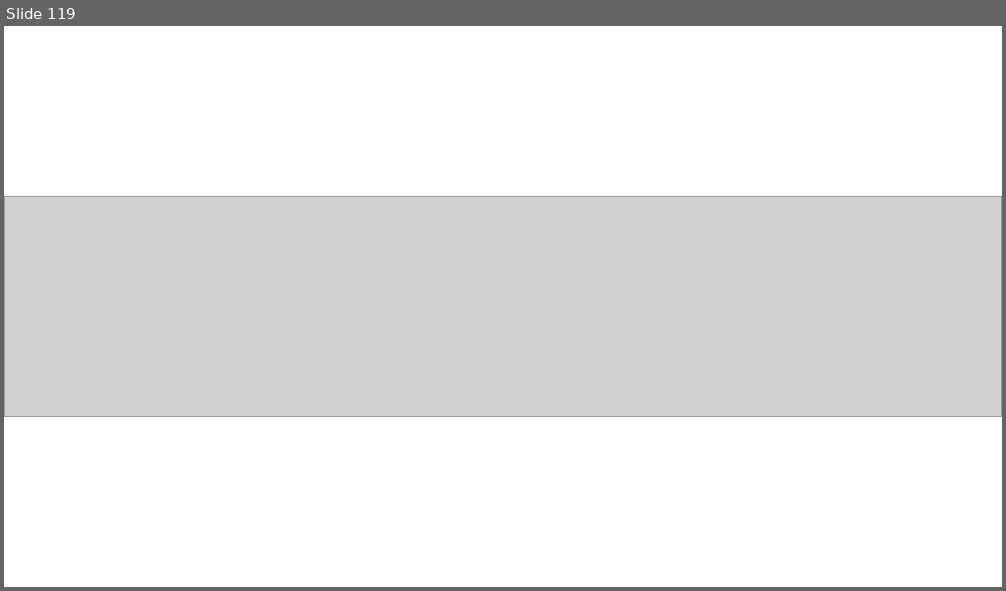
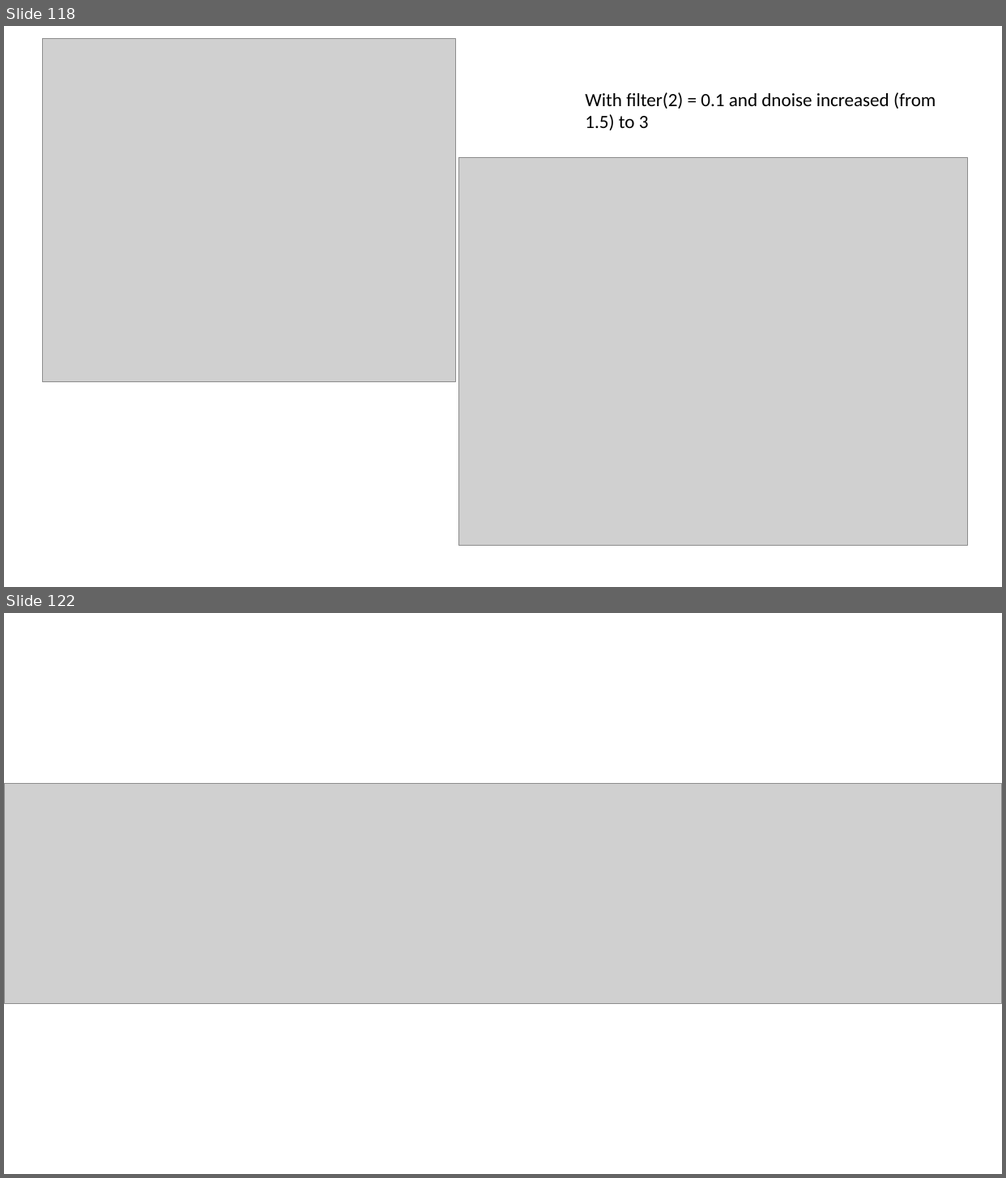
Before and after one commit to oberauer/IM.Simulation, a slide deck: IMSim.Mediated.Results.pptx. Shown one above the other, each under a label of ours: slide 119 before the commit, slides 118 and 122 after it; the slides between them are not shown. The pictures are 1006x591 and 1006x1178 pixels, drawn with LibreOffice and Linux fonts; fonts in the diff are those of the drawing; grey boxes stand for pictures. Boxes give left, top, right and bottom in pixels: in the first picture for what was removed or moved away, otherwise in the second. Text is boxed around its words. In the diff, an @@ line names an element or a change of style, - is before the commit and + after.

```diff
--- a/IMSim.Mediated.Results.pptx
+++ b/IMSim.Mediated.Results.pptx
@@ slide 118 added at box(4, 26, 1002, 587), background #FFFFFF @@
@@ picture added at box(42, 39, 455, 382) @@
@@ text added at box(585, 92, 936, 130), 18 pt, text #000000 @@
+With filter(2) = 0.1 and dnoise increased (from 1.5) to 3
@@ picture added at box(459, 158, 967, 545) @@
@@ what was slide 119 is now slide 122 @@
```
Also in this commit, not shown: 1 slide changed, 6 other slides added, 4 slides removed, 14 other files.
